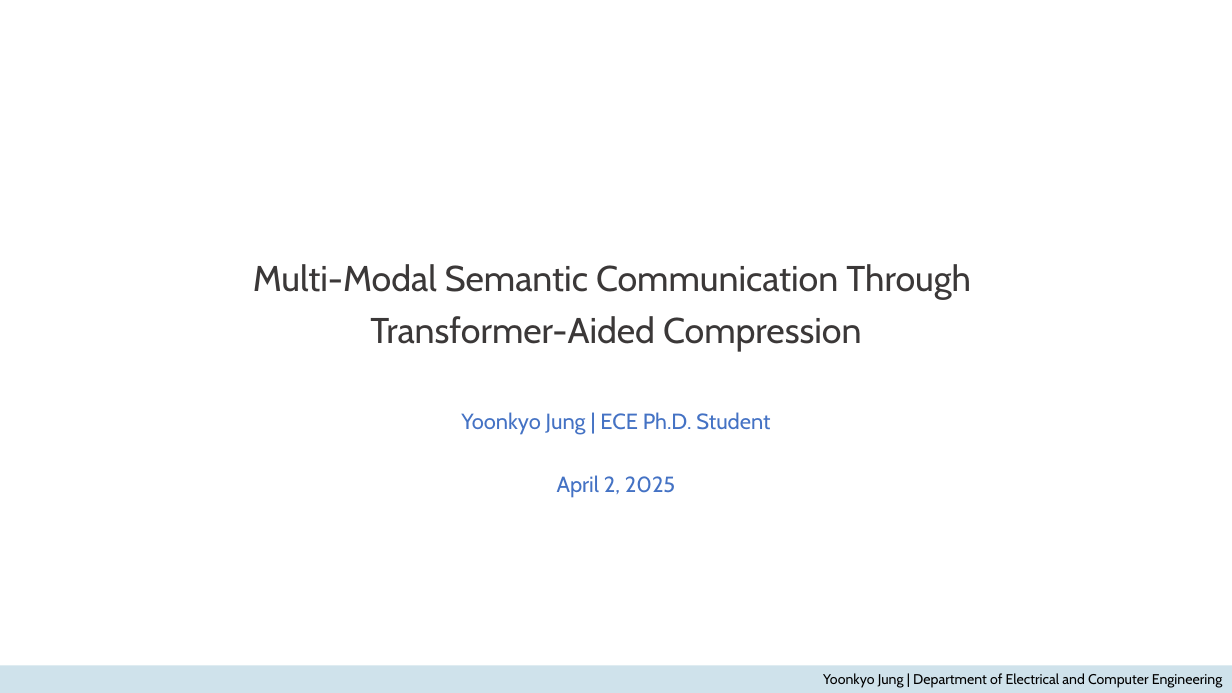
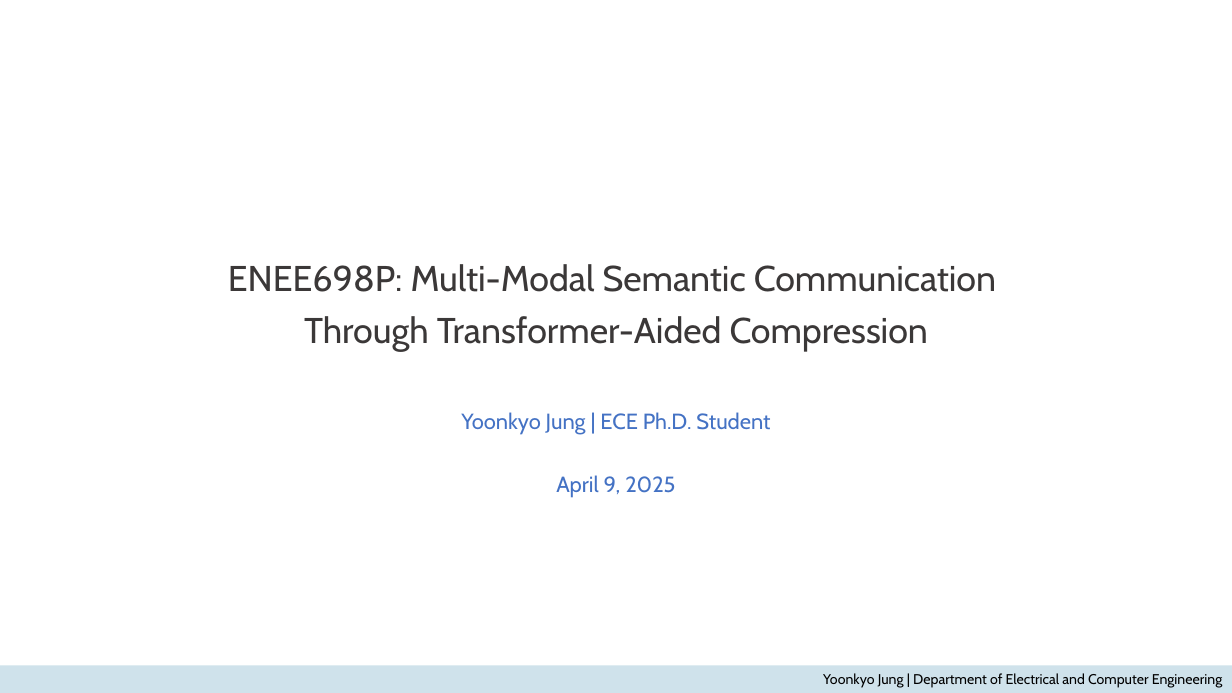
Before and after one commit to ByeokjinLee/ByeokjinLee.github.io, a slide deck: slide 1 of slides_ykjung.pptx. Drawn at 1232x693 pixels with LibreOffice and Linux fonts; fonts in the diff are those of the drawing. Boxes give left, top, right and bottom in pixels: in the first picture for what was removed or moved away, otherwise in the second. Text is boxed around its words. In the diff, an @@ line names an element or a change of style, - is before the commit and + after.

```diff
--- a/slides_ykjung.pptx
+++ b/slides_ykjung.pptx
@@ title at (228,264,996,498): text changed @@
-Multi-Modal Semantic Communication Through
-Transformer-Aided Compression
-Yoonkyo Jung | ECE Ph.D. Student
-April 2, 2025
+ENEE698P: Multi-Modal Semantic Communication
+Through Transformer-Aided Compression
+Yoonkyo Jung | ECE Ph.D. Student
+April 9, 2025
```
Also in this commit, not shown: 5 other slides changed, 1 slide added, 2 slides removed, 1 other file.
